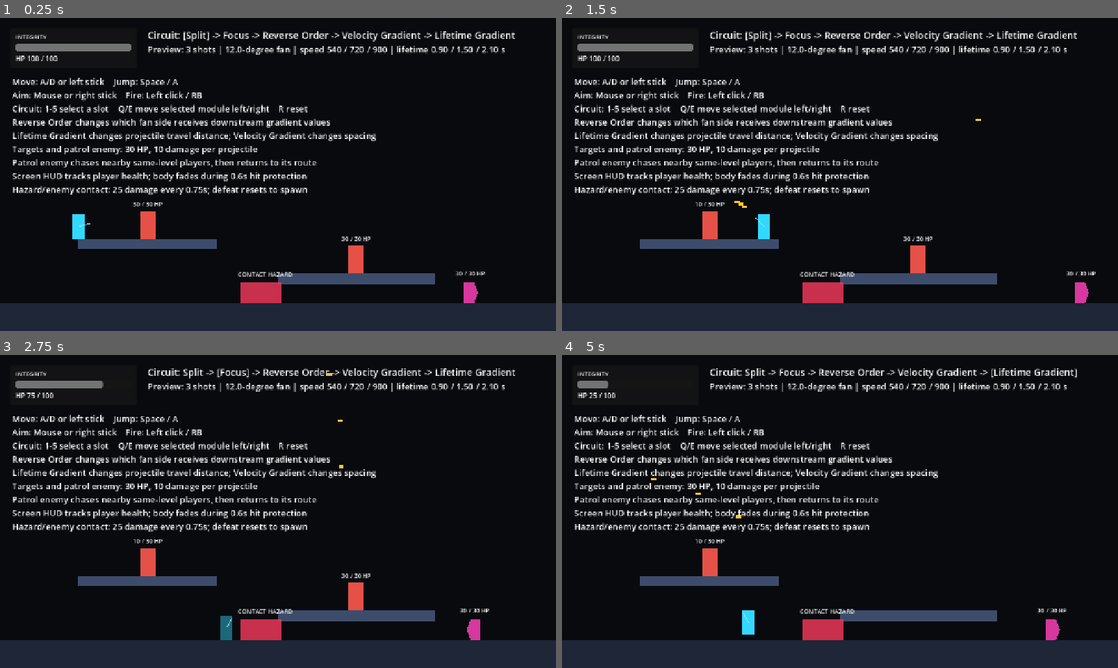
Above: before the commit, frames 1-4 (two rows, left to right).
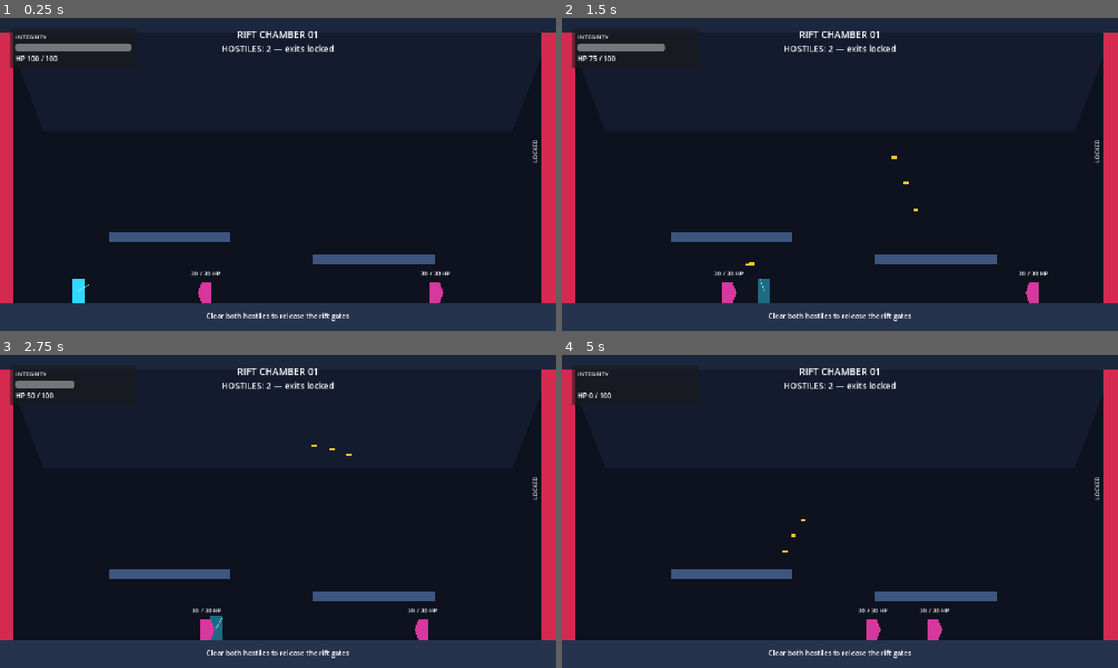
Above: after the commit, the same moments.

Repository: YangYuS8/riftwire
Game: Godot game, scene res://game/dungeon/rooms/rift_chamber_01.tscn
The game is run twice, just before and just after one commit, with the same random seed, the same clock (stepped at 60 frames per second) and the same inputs. Before the commit the project starts from res://game/actors/player/movement_lab.tscn.
Inputs (mouse positions are in pixels of both pictures, inside the frame that each line leads up to):
- Up to frame 1 (0.25 s): no input
- Up to frame 2 (1.5 s): tap Enter at 0.5 s; move the mouse to (962, 158) at 0.52 s; hold D (move_right) from 0.53 s (still down); click (962, 158) at 0.6 s; tap Space (jump) at 0.77 s; move the mouse to (728, 190) at 1.27 s; tap 1 at 1.35 s; click (728, 190) at 1.42 s
- Up to frame 3 (2.75 s): tap Space (jump) at 1.52 s; move the mouse to (333, 442) at 2.02 s; release D (move_right) at 2.03 s; hold A (move_left) from 2.03 s (still down); tap 2 at 2.1 s; click (333, 442) at 2.17 s
- Up to frame 4 (5 s): move the mouse to (812, 574) at 2.77 s; release A (move_left) at 2.78 s; hold D (move_right) 2.78-4.28 s; tap 3 at 2.85 s; click (812, 574) at 2.92 s; tap Space (jump) at 3.02, 3.77, 4.52 s; move the mouse to (1006, 558) at 3.52 s; tap 4 at 3.6 s; click (1006, 558) at 3.67 s; move the mouse to (673, 464) at 4.27 s; hold A (move_left) from 4.28 s (still down); tap 5 at 4.35 s; click (673, 464) at 4.42 s

The runs differ from the first frame. In frame 1, 42% of the frame differs, in the area x 0-100%, y 0-97%; in frame 2, 43%; in frame 3, 42%; in frame 4, 42%.

Commit message:
feat: add first authored combat room

Diff:
--- /dev/null
+++ b/game/dungeon/encounters/encounter_controller.gd
@@ -0,0 +1,109 @@
+extends Node
+class_name EncounterController
+
+signal encounter_started(remaining_enemies: int)
+signal remaining_enemies_changed(remaining_enemies: int)
+signal encounter_completed
+
+@export var enemy_container_path: NodePath
+@export var gate_paths: Array[NodePath] = []
+@export var status_label_path: NodePath
+
+var _initialized: bool = false
+var _completed: bool = false
+var _tracked_enemy_ids: Dictionary = {}
+var _gates: Array[Node] = []
+var _status_label: Label
+
+
+func _ready() -> void:
+	call_deferred("initialize_encounter")
+
+
+func initialize_encounter() -> void:
+	if _initialized:
+		return
+	_initialized = true
+	_resolve_dependencies()
+	_set_gates_locked(true)
+
+	var enemy_container := get_node_or_null(enemy_container_path)
+	assert(enemy_container != null, "EncounterController requires an enemy container.")
+	for child in enemy_container.get_children():
+		_track_enemy(child)
+
+	_refresh_status()
+	encounter_started.emit(_tracked_enemy_ids.size())
+	remaining_enemies_changed.emit(_tracked_enemy_ids.size())
+	if _tracked_enemy_ids.is_empty():
+		_complete_encounter()
+
+
+func get_remaining_enemy_count() -> int:
+	return _tracked_enemy_ids.size()
+
+
+func is_completed() -> bool:
+	return _completed
+
+
+func is_initialized() -> bool:
+	return _initialized
+
+
+func _track_enemy(enemy: Node) -> void:
+	if enemy == null or not enemy.has_signal("destroyed"):
+		return
+	var enemy_id := enemy.get_instance_id()
+	if _tracked_enemy_ids.has(enemy_id):
+		return
+	_tracked_enemy_ids[enemy_id] = true
+	enemy.connect(
+		"destroyed",
+		Callable(self, "_on_enemy_destroyed").bind(enemy_id),
+		CONNECT_ONE_SHOT
+	)
+
+
+func _on_enemy_destroyed(enemy_id: int) -> void:
+	if not _tracked_enemy_ids.erase(enemy_id):
+		return
+	remaining_enemies_changed.emit(_tracked_enemy_ids.size())
+	_refresh_status()
+	if _tracked_enemy_ids.is_empty():
+		_complete_encounter()
+
+
+func _complete_encounter() -> void:
+	if _completed:
+		return
+	_completed = true
+	_set_gates_locked(false)
+	_refresh_status()
+	encounter_completed.emit()
+
+
+func _resolve_dependencies() -> void:
+	_gates.clear()
+	for gate_path in gate_paths:
+		var gate := get_node_or_null(gate_path)
+		assert(gate != null, "EncounterController gate path must resolve.")
+		assert(gate.has_method("set_locked"), "Encounter gates require set_locked().")
+		_gates.append(gate)
+	if not status_label_path.is_empty():
+		_status_label = get_node_or_null(status_label_path) as Label
+		assert(_status_label != null, "Encounter status label path must resolve.")
+
+
+func _set_gates_locked(locked: bool) -> void:
+	for gate in _gates:
+		gate.call("set_locked", locked)
+
+
+func _refresh_status() -> void:
+	if _status_label == null:
+		return
+	if _completed:
+		_status_label.text = "ROOM CLEAR — exits unlocked"
+	else:
+		_status_label.text = "HOSTILES: %d — exits locked" % _tracked_enemy_ids.size()
--- /dev/null
+++ b/game/dungeon/rooms/encounter_gate.gd
@@ -0,0 +1,41 @@
+extends StaticBody2D
+class_name EncounterGate
+
+signal lock_state_changed(locked: bool)
+
+@export var starts_locked: bool = true
+@export var locked_color: Color = Color(0.92, 0.18, 0.34, 0.9)
+@export var unlocked_color: Color = Color(0.18, 0.82, 0.72, 0.18)
+
+@onready var _visual: Polygon2D = get_node_or_null("Visual") as Polygon2D
+@onready var _status_label: Label = get_node_or_null("StatusLabel") as Label
+
+var _locked: bool = true
+var _blocking_collision_layer: int = 1
+
+
+func _ready() -> void:
+	_blocking_collision_layer = collision_layer
+	if _blocking_collision_layer == 0:
+		_blocking_collision_layer = 1
+	set_locked(starts_locked, false)
+
+
+func set_locked(value: bool, emit_change: bool = true) -> void:
+	var changed := _locked != value
+	_locked = value
+	collision_layer = _blocking_collision_layer if _locked else 0
+	if _visual != null:
+		_visual.color = locked_color if _locked else unlocked_color
+	if _status_label != null:
+		_status_label.text = "LOCKED" if _locked else "CLEAR"
+	if changed and emit_change:
+		lock_state_changed.emit(_locked)
+
+
+func is_locked() -> bool:
+	return _locked
+
+
+func get_visual_color() -> Color:
+	return _visual.color if _visual != null else Color.TRANSPARENT
--- /dev/null
+++ b/game/dungeon/rooms/encounter_gate.tscn
@@ -0,0 +1,29 @@
+[gd_scene load_steps=3 format=3]
+
+[ext_resource type="Script" path="res://game/dungeon/rooms/encounter_gate.gd" id="1_gate"]
+
+[sub_resource type="RectangleShape2D" id="RectangleShape2D_gate"]
+size = Vector2(32, 720)
+
+[node name="EncounterGate" type="StaticBody2D"]
+collision_layer = 1
+collision_mask = 0
+script = ExtResource("1_gate")
+starts_locked = true
+
+[node name="CollisionShape2D" type="CollisionShape2D" parent="."]
+shape = SubResource("RectangleShape2D_gate")
+
+[node name="Visual" type="Polygon2D" parent="."]
+polygon = PackedVector2Array(-16, -360, 16, -360, 16, 360, -16, 360)
+color = Color(0.92, 0.18, 0.34, 0.9)
+
+[node name="StatusLabel" type="Label" parent="."]
+offset_left = -42.0
+offset_top = -12.0
+offset_right = 42.0
+offset_bottom = 12.0
+theme_override_font_sizes/font_size = 14
+text = "LOCKED"
+horizontal_alignment = 1
+rotation = -1.5708
--- /dev/null
+++ b/game/dungeon/rooms/rift_chamber_01.tscn
@@ -0,0 +1,144 @@
+[gd_scene load_steps=10 format=3]
+
+[ext_resource type="PackedScene" path="res://game/actors/player/player.tscn" id="1_player"]
+[ext_resource type="PackedScene" path="res://game/actors/enemies/patrol_enemy/patrol_enemy.tscn" id="2_enemy"]
+[ext_resource type="PackedScene" path="res://game/ui/player_health_hud.tscn" id="3_health_hud"]
+[ext_resource type="PackedScene" path="res://game/dungeon/rooms/encounter_gate.tscn" id="4_gate"]
+[ext_resource type="Script" path="res://game/dungeon/encounters/encounter_controller.gd" id="5_encounter"]
+
+[sub_resource type="RectangleShape2D" id="RectangleShape2D_floor"]
+size = Vector2(1280, 64)
+
+[sub_resource type="RectangleShape2D" id="RectangleShape2D_ceiling"]
+size = Vector2(1280, 32)
+
+[sub_resource type="RectangleShape2D" id="RectangleShape2D_platform"]
+size = Vector2(280, 24)
+
+[node name="RiftChamber01" type="Node2D"]
+
+[node name="Background" type="Polygon2D" parent="."]
+z_index = -20
+polygon = PackedVector2Array(0, 0, 1280, 0, 1280, 720, 0, 720)
+color = Color(0.055, 0.07, 0.12, 1)
+
+[node name="UpperGlow" type="Polygon2D" parent="."]
+z_index = -19
+polygon = PackedVector2Array(0, 0, 1280, 0, 1180, 260, 100, 260)
+color = Color(0.12, 0.18, 0.3, 0.38)
+
+[node name="Camera2D" type="Camera2D" parent="."]
+position = Vector2(640, 360)
+enabled = true
+
+[node name="Player" parent="." instance=ExtResource("1_player")]
+position = Vector2(180, 600)
+
+[node name="PlayerHealthHud" parent="." instance=ExtResource("3_health_hud")]
+player_path = NodePath("../Player")
+
+[node name="CombatHud" type="CanvasLayer" parent="."]
+layer = 9
+
+[node name="Root" type="Control" parent="CombatHud"]
+layout_mode = 3
+anchors_preset = 15
+anchor_right = 1.0
+anchor_bottom = 1.0
+grow_horizontal = 2
+grow_vertical = 2
+mouse_filter = 2
+
+[node name="RoomTitle" type="Label" parent="CombatHud/Root"]
+layout_mode = 0
+offset_left = 360.0
+offset_top = 22.0
+offset_right = 920.0
+offset_bottom = 52.0
+theme_override_font_sizes/font_size = 22
+text = "RIFT CHAMBER 01"
+horizontal_alignment = 1
+
+[node name="EncounterStatus" type="Label" parent="CombatHud/Root"]
+layout_mode = 0
+offset_left = 360.0
+offset_top = 56.0
+offset_right = 920.0
+offset_bottom = 88.0
+theme_override_font_sizes/font_size = 20
+text = "HOSTILES: 2 — exits locked"
+horizontal_alignment = 1
+
+[node name="Instructions" type="Label" parent="CombatHud/Root"]
+layout_mode = 0
+offset_left = 360.0
+offset_top = 674.0
+offset_right = 920.0
+offset_bottom = 706.0
+theme_override_font_sizes/font_size = 16
+text = "Clear both hostiles to release the rift gates"
+horizontal_alignment = 1
+
+[node name="LeftGate" parent="." instance=ExtResource("4_gate")]
+position = Vector2(16, 360)
+
+[node name="RightGate" parent="." instance=ExtResource("4_gate")]
+position = Vector2(1264, 360)
+
+[node name="Floor" type="StaticBody2D" parent="."]
+position = Vector2(640, 688)
+
+[node name="CollisionShape2D" type="CollisionShape2D" parent="Floor"]
+shape = SubResource("RectangleShape2D_floor")
+
+[node name="Visual" type="Polygon2D" parent="Floor"]
+polygon = PackedVector2Array(-640, -32, 640, -32, 640, 32, -640, 32)
+color = Color(0.15, 0.2, 0.3, 1)
+
+[node name="Ceiling" type="StaticBody2D" parent="."]
+position = Vector2(640, 16)
+
+[node name="CollisionShape2D" type="CollisionShape2D" parent="Ceiling"]
+shape = SubResource("RectangleShape2D_ceiling")
+
+[node name="Visual" type="Polygon2D" parent="Ceiling"]
+polygon = PackedVector2Array(-640, -16, 640, -16, 640, 16, -640, 16)
+color = Color(0.11, 0.15, 0.24, 1)
+
+[node name="LeftPlatform" type="StaticBody2D" parent="."]
+position = Vector2(390, 505)
+
+[node name="CollisionShape2D" type="CollisionShape2D" parent="LeftPlatform"]
+shape = SubResource("RectangleShape2D_platform")
+
+[node name="Visual" type="Polygon2D" parent="LeftPlatform"]
+polygon = PackedVector2Array(-140, -12, 140, -12, 140, 12, -140, 12)
+color = Color(0.24, 0.34, 0.5, 1)
+
+[node name="RightPlatform" type="StaticBody2D" parent="."]
+position = Vector2(860, 555)
+
+[node name="CollisionShape2D" type="CollisionShape2D" parent="RightPlatform"]
+shape = SubResource("RectangleShape2D_platform")
+
+[node name="Visual" type="Polygon2D" parent="RightPlatform"]
+polygon = PackedVector2Array(-140, -12, 140, -12, 140, 12, -140, 12)
+color = Color(0.24, 0.34, 0.5, 1)
+
+[node name="Enemies" type="Node2D" parent="."]
+
+[node name="LeftPatrol" parent="Enemies" instance=ExtResource("2_enemy")]
+position = Vector2(505, 624)
+patrol_half_width = 120.0
+initial_direction = -1
+
+[node name="RightPatrol" parent="Enemies" instance=ExtResource("2_enemy")]
+position = Vector2(980, 624)
+patrol_half_width = 120.0
+initial_direction = 1
+
+[node name="EncounterController" type="Node" parent="."]
+script = ExtResource("5_encounter")
+enemy_container_path = NodePath("../Enemies")
+gate_paths = Array[NodePath]([NodePath("../LeftGate"), NodePath("../RightGate")])
+status_label_path = NodePath("../CombatHud/Root/EncounterStatus")
--- a/project.godot
+++ b/project.godot
@@ -4,7 +4,7 @@
 ;
 ; Format:
 ;   [section] ; section goes between []
-;   param=value ; assign values to parameters
+;   param=value
 
 config_version=5
 
@@ -12,7 +12,7 @@
 
 config/name="Riftwire"
 config/description="A side-scrolling action roguelite built around modular weapon circuits."
-run/main_scene="res://game/actors/player/movement_lab.tscn"
+run/main_scene="res://game/dungeon/rooms/rift_chamber_01.tscn"
 config/features=PackedStringArray("4.7", "Mobile")
 
 [display]
--- /dev/null
+++ b/tests/integration/dungeon/test_rift_chamber_01.gd
@@ -0,0 +1,67 @@
+extends GutTest
+
+const ROOM_SCENE: PackedScene = preload(
+	"res://game/dungeon/rooms/rift_chamber_01.tscn"
+)
+const MOVEMENT_LAB_SCENE: PackedScene = preload(
+	"res://game/actors/player/movement_lab.tscn"
+)
+
+
+func test_room_locks_until_both_live_enemies_are_destroyed() -> void:
+	var room := ROOM_SCENE.instantiate() as Node2D
+	add_child_autofree(room)
+	await _wait_process_frames(2)
+
+	var player := room.get_node("Player") as RiftwirePlayer
+	player.set_physics_process(false)
+	var enemy_container := room.get_node("Enemies")
+	var left_enemy := enemy_container.get_node("LeftPatrol") as PatrolEnemy
+	var right_enemy := enemy_container.get_node("RightPatrol") as PatrolEnemy
+	left_enemy.set_physics_process(false)
+	right_enemy.set_physics_process(false)
+	var controller := room.get_node("EncounterController") as EncounterController
+	var left_gate := room.get_node("LeftGate") as EncounterGate
+	var right_gate := room.get_node("RightGate") as EncounterGate
+	var status := room.get_node("CombatHud/Root/EncounterStatus") as Label
+
+	assert_eq(controller.get_remaining_enemy_count(), 2)
+	assert_false(controller.is_completed())
+	assert_true(left_gate.is_locked())
+	assert_true(right_gate.is_locked())
+	assert_eq(left_gate.collision_layer, 1)
+	assert_eq(right_gate.collision_layer, 1)
+	assert_eq(left_gate.get_visual_color(), left_gate.locked_color)
+	assert_true(status.text.contains("HOSTILES: 2"))
+
+	left_enemy.get_health_component().apply_damage(1000.0)
+	await get_tree().process_frame
+	assert_eq(controller.get_remaining_enemy_count(), 1)
+	assert_false(controller.is_completed())
+	assert_true(left_gate.is_locked())
+	assert_true(status.text.contains("HOSTILES: 1"))
+
+	right_enemy.get_health_component().apply_damage(1000.0)
+	await get_tree().process_frame
+	assert_eq(controller.get_remaining_enemy_count(), 0)
+	assert_true(controller.is_completed())
+	assert_false(left_gate.is_locked())
+	assert_false(right_gate.is_locked())
+	assert_eq(left_gate.collision_layer, 0)
+	assert_eq(right_gate.collision_layer, 0)
+	assert_eq(left_gate.get_visual_color(), left_gate.unlocked_color)
+	assert_true(status.text.contains("ROOM CLEAR"))
+
+
+func test_authored_room_is_main_scene_and_movement_lab_remains_loadable() -> void:
+	assert_eq(
+		str(ProjectSettings.get_setting("application/run/main_scene")),
+		"res://game/dungeon/rooms/rift_chamber_01.tscn"
+	)
+	assert_true(ROOM_SCENE.can_instantiate())
+	assert_true(MOVEMENT_LAB_SCENE.can_instantiate())
+
+
+func _wait_process_frames(frame_count: int) -> void:
+	for _frame in range(frame_count):
+		await get_tree().process_frame
--- /dev/null
+++ b/tests/unit/dungeon/test_encounter_controller.gd
@@ -0,0 +1,132 @@
+extends GutTest
+
+class FakeEnemy:
+	extends Node
+	signal destroyed
+
+	func destroy() -> void:
+		destroyed.emit()
+
+
+class FakeGate:
+	extends Node
+	var locked: bool = false
+	var transitions: Array[bool] = []
+
+	func set_locked(value: bool) -> void:
+		locked = value
+		transitions.append(value)
+
+
+func test_tracks_each_destroyed_enemy_once_and_unlocks_all_gates() -> void:
+	var fixture := _build_fixture(2)
+	await _wait_process_frames(2)
+	var controller := fixture["controller"] as EncounterController
+	var left_gate := fixture["left_gate"] as FakeGate
+	var right_gate := fixture["right_gate"] as FakeGate
+	var status := fixture["status"] as Label
+	var enemies: Array = fixture["enemies"]
+
+	assert_true(controller.is_initialized())
+	assert_false(controller.is_completed())
+	assert_eq(controller.get_remaining_enemy_count(), 2)
+	assert_true(left_gate.locked)
+	assert_true(right_gate.locked)
+	assert_true(status.text.contains("HOSTILES: 2"))
+
+	var remaining_events: Array[int] = []
+	var completion_events: Array[int] = []
+	controller.remaining_enemies_changed.connect(
+		func(count: int) -> void: remaining_events.append(count)
+	)
+	controller.encounter_completed.connect(
+		func() -> void: completion_events.append(1)
+	)
+
+	(enemies[0] as FakeEnemy).destroy()
+	assert_eq(controller.get_remaining_enemy_count(), 1)
+	assert_false(controller.is_completed())
+	assert_true(left_gate.locked)
+	assert_true(status.text.contains("HOSTILES: 1"))
+
+	(enemies[1] as FakeEnemy).destroy()
+	assert_eq(controller.get_remaining_enemy_count(), 0)
+	assert_true(controller.is_completed())
+	assert_false(left_gate.locked)
+	assert_false(right_gate.locked)
+	assert_true(status.text.contains("ROOM CLEAR"))
+	assert_eq(remaining_events, [1, 0])
+	assert_eq(completion_events.size(), 1)
+
+	(enemies[1] as FakeEnemy).destroy()
+	assert_eq(controller.get_remaining_enemy_count(), 0)
+	assert_eq(completion_events.size(), 1)
+
+
+func test_empty_encounter_completes_without_leaving_gates_locked() -> void:
+	var fixture := _build_fixture(0)
+	await _wait_process_frames(2)
+	var controller := fixture["controller"] as EncounterController
+	var left_gate := fixture["left_gate"] as FakeGate
+	var right_gate := fixture["right_gate"] as FakeGate
+	var status := fixture["status"] as Label
+
+	assert_true(controller.is_initialized())
+	assert_true(controller.is_completed())
+	assert_eq(controller.get_remaining_enemy_count(), 0)
+	assert_false(left_gate.locked)
+	assert_false(right_gate.locked)
+	assert_eq(left_gate.transitions, [true, false])
+	assert_eq(right_gate.transitions, [true, false])
+	assert_true(status.text.contains("ROOM CLEAR"))
+
+
+func _build_fixture(enemy_count: int) -> Dictionary:
+	var root := Node.new()
+	root.name = "Fixture"
+
+	var enemy_container := Node.new()
+	enemy_container.name = "Enemies"
+	root.add_child(enemy_container)
+	var enemies: Array[Node] = []
+	for enemy_index in range(enemy_count):
+		var enemy := FakeEnemy.new()
+		enemy.name = "Enemy%d" % enemy_index
+		enemy_container.add_child(enemy)
+		enemies.append(enemy)
+
+	var left_gate := FakeGate.new()
+	left_gate.name = "LeftGate"
+	root.add_child(left_gate)
+	var right_gate := FakeGate.new()
+	right_gate.name = "RightGate"
+	root.add_child(right_gate)
+
+	var status := Label.new()
+	status.name = "Status"
+	root.add_child(status)
+
+	var controller := EncounterController.new()
+	controller.name = "EncounterController"
+	controller.enemy_container_path = NodePath("../Enemies")
+	var paths: Array[NodePath] = [
+		NodePath("../LeftGate"),
+		NodePath("../RightGate"),
+	]
+	controller.gate_paths = paths
+	controller.status_label_path = NodePath("../Status")
+	root.add_child(controller)
+	add_child_autofree(root)
+
+	return {
+		"controller": controller,
+		"enemies": enemies,
+		"left_gate": left_gate,
+		"right_gate": right_gate,
+		"status": status,
+	}
+
+
+func _wait_process_frames(frame_count: int) -> void:
+	for _frame in range(frame_count):
+		await get_tree().process_frame
